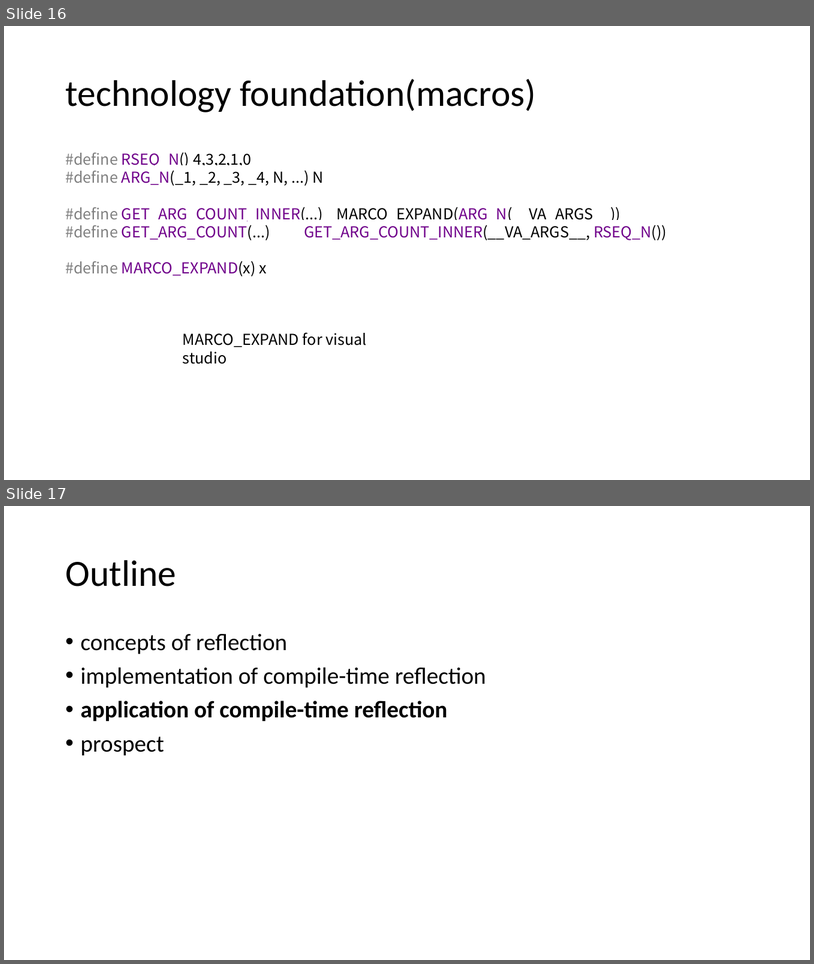
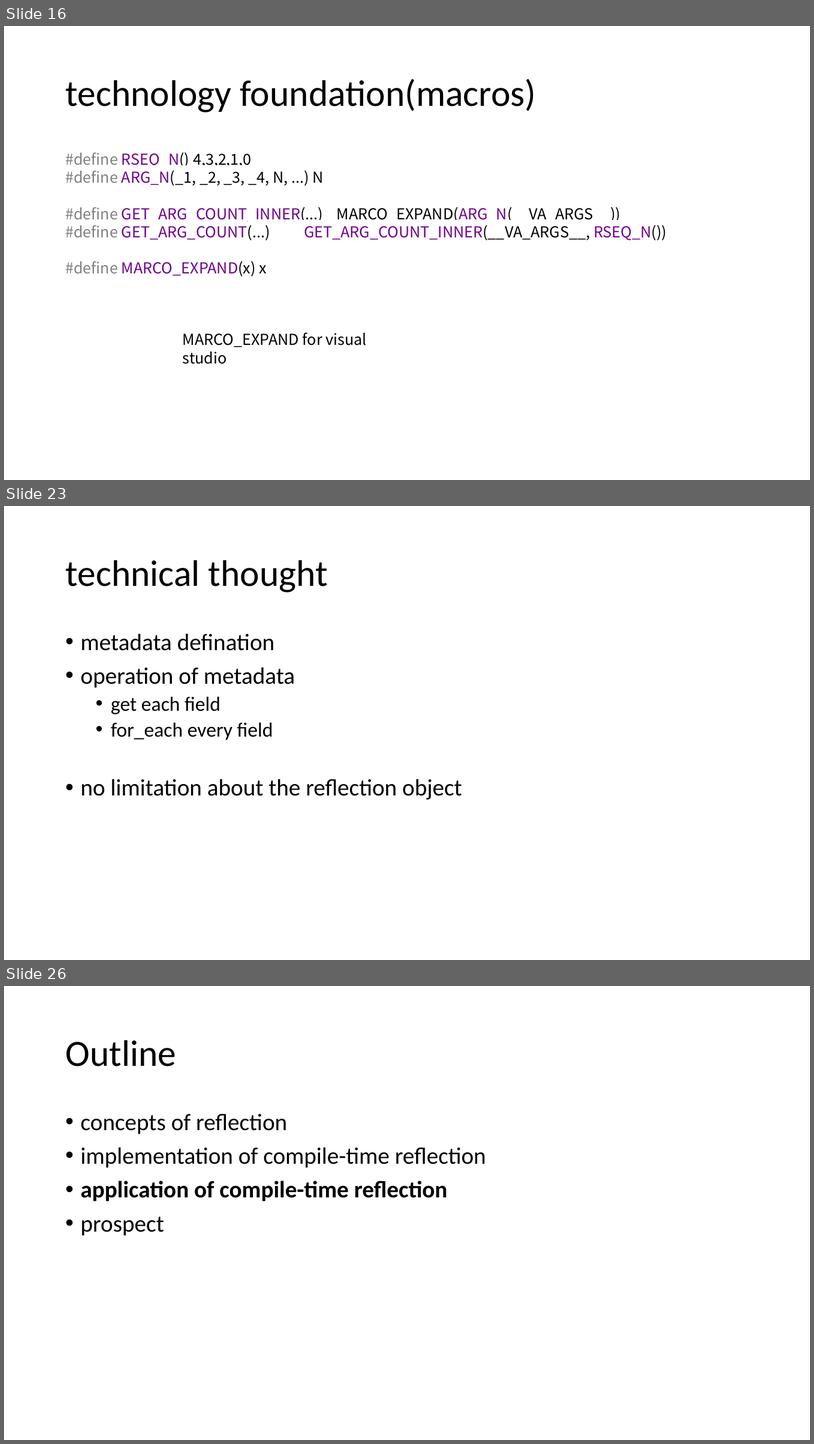
Before and after one commit to qicosmos/cppcon2017, a slide deck: cppcon2017.pptx. Shown one above the other, each under a label of ours: slides 16 and 17 before the commit, slides 16, 23 and 26 after it; the slides between them are not shown. The pictures are 814x964 and 814x1444 pixels, drawn with LibreOffice and Linux fonts; fonts in the diff are those of the drawing. Boxes give left, top, right and bottom in pixels: in the first picture for what was removed or moved away, otherwise in the second. Text is boxed around its words. In the diff, an @@ line names an element or a change of style, - is before the commit and + after.

```diff
--- a/cppcon2017.pptx
+++ b/cppcon2017.pptx
@@ slide 23 added at (x1=4, y1=506, x2=810, y2=960), background #FFFFFF @@
@@ title added at (x1=65, y1=560, x2=328, y2=592), 44 pt, text #000000 @@
+technical thought
@@ text added at (x1=81, y1=633, x2=462, y2=799), 28 pt, text #000000 @@
+• metadata defination
+• operation of metadata
+  • get each field
+  • for_each every field
+• no limitation about the reflection object
@@ what was slide 17 is now slide 26 @@
```
Also in this commit, not shown: 1 slide changed, 8 other slides added.
